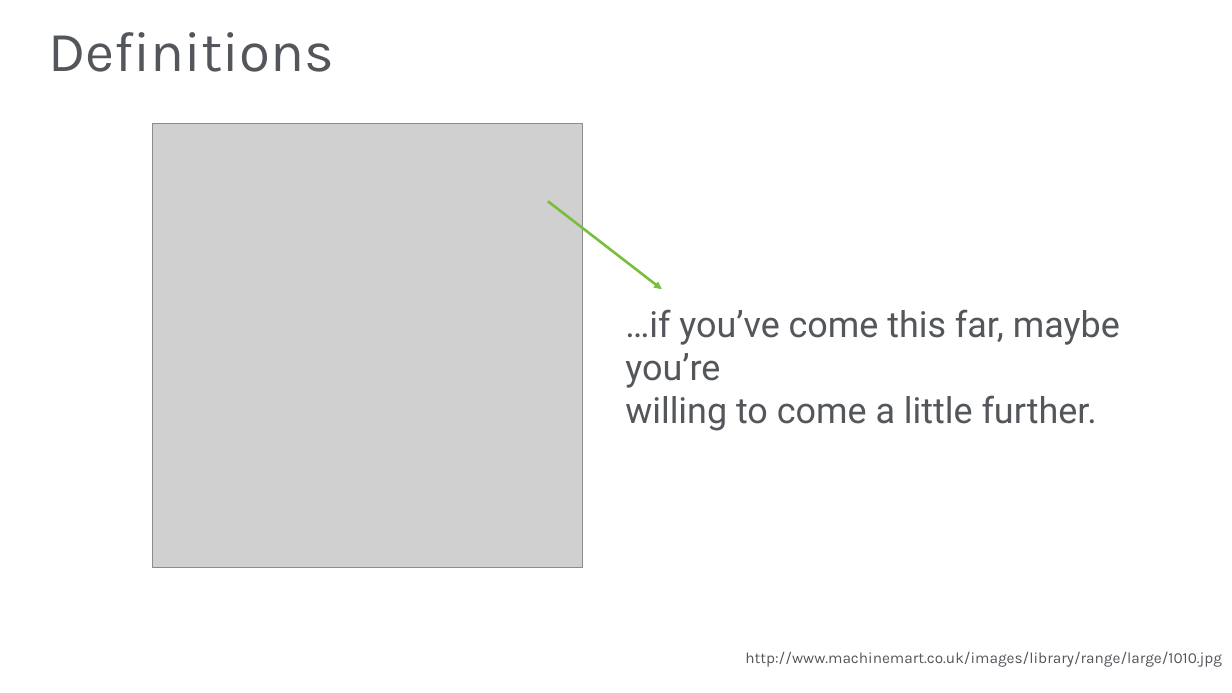
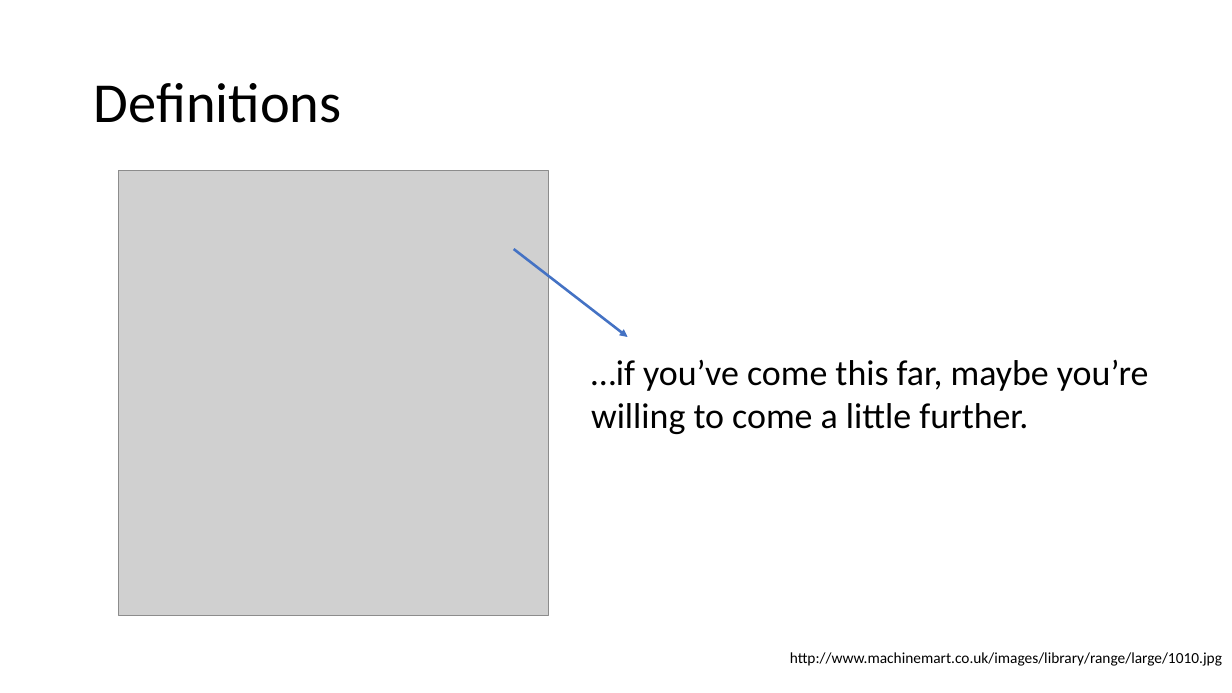
Before and after one commit to JasonBock/Presentations, a slide deck: slide 12 of Metaprogramming in .NET.pptx. Drawn at 1232x693 pixels with LibreOffice and Linux fonts; fonts in the diff are those of the drawing; grey boxes stand for pictures; background and template pictures are left out. Boxes give left, top, right and bottom in pixels: in the first picture for what was removed or moved away, otherwise in the second. Text is boxed around its words. In the diff, an @@ line names an element or a change of style, - is before the commit and + after.

```diff
--- a/Metaprogramming in .NET.pptx
+++ b/Metaprogramming in .NET.pptx
@@ title "Definitions": place and size @@
-title "Definitions" at box(48, 32, 334, 72)
+title "Definitions" at box(94, 83, 342, 123)
@@ title "Definitions" at box(94, 83, 342, 123): font Karla to Calibri, text colour #53565A to #000000 @@
@@ picture: place and size @@
-picture at box(152, 123, 582, 567)
+picture at box(118, 171, 548, 616)
@@ arrow moved from (548, 201) - (662, 289) to (514, 250) - (628, 337) @@
@@ arrow (514, 250) - (628, 337): stroke #78BE3C 2 pt to #4472C4 2 pt @@
@@ text "…if you’ve come this far, ...": place and size @@
-text "…if you’ve come this far, ..." at box(625, 309, 1120, 431)
+text "…if you’ve come this far, ..." at box(591, 359, 1149, 434)
@@ text "…if you’ve come this far, ..." at box(591, 359, 1149, 434): font Roboto to Calibri, text colour #53565A to #000000 @@
@@ text "http://www.machinemart.co.uk/images/library/range/large/1010 ..." at box(790, 652, 1222, 666): font Karla to Calibri, text colour #53565A to #000000 @@
@@ text "http://www.machinemart.co.uk/images/library/range/large/1010 ...": place and size @@
-text "http://www.machinemart.co.uk/images/library/range/large/1010 ..." at box(745, 651, 1222, 667)
+text "http://www.machinemart.co.uk/images/library/range/large/1010 ..." at box(790, 652, 1222, 666)
```
Also in this commit, not shown: 47 other slides changed, 1 slide added, 2 slides removed.
